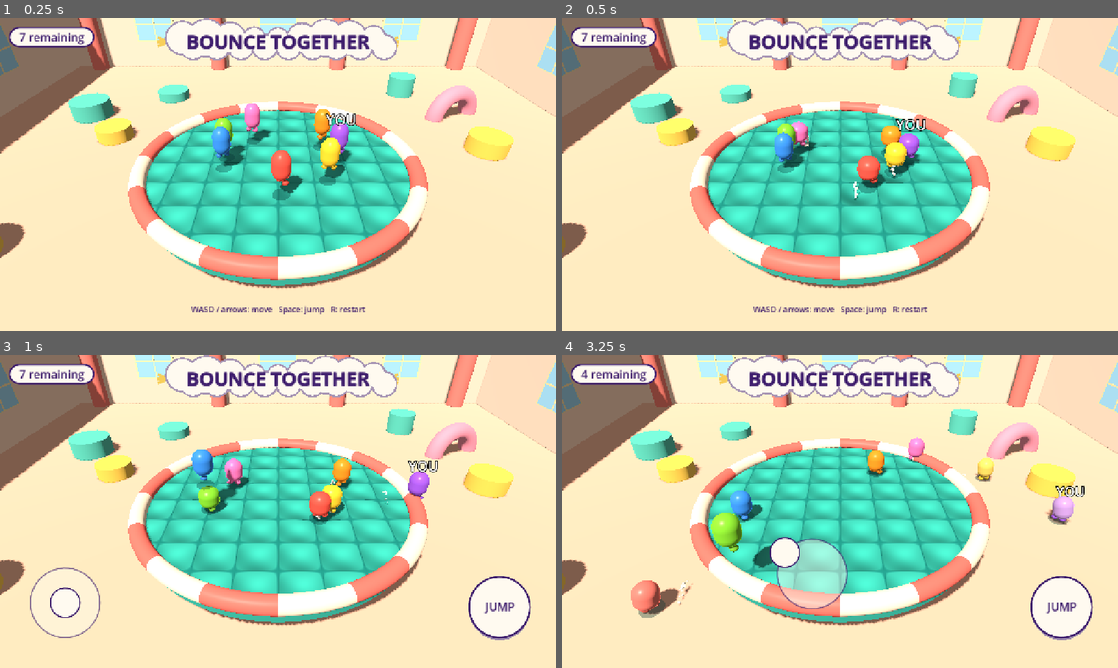
Above: before the commit, frames 1-4 (two rows, left to right).
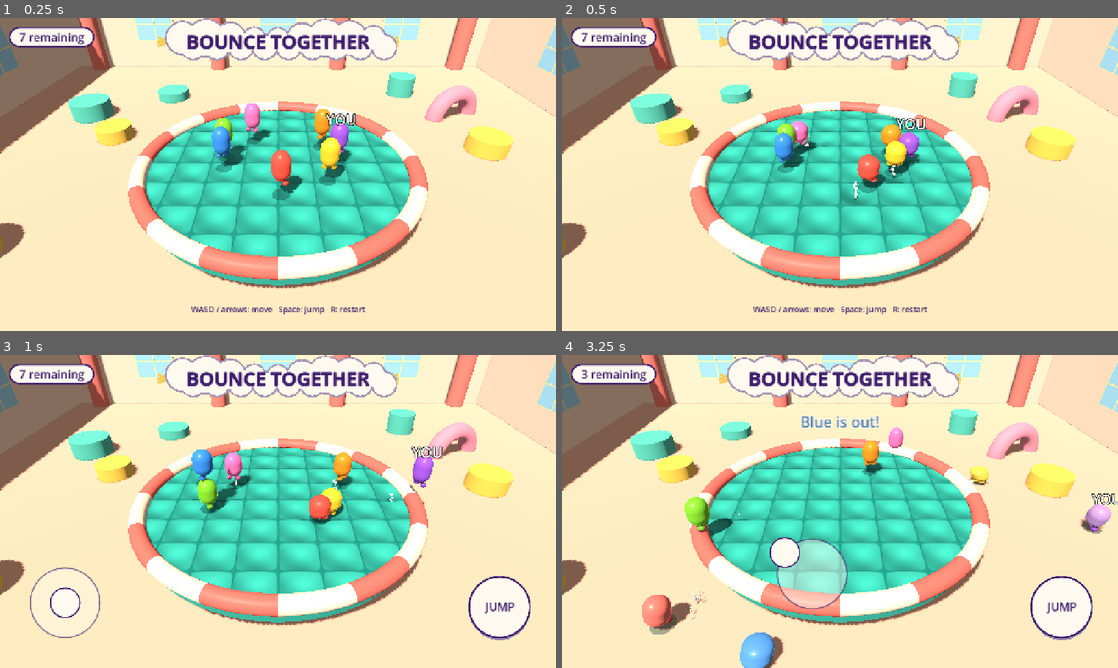
Above: after the commit, the same moments.

Repository: oronanschel/bounce-together
Game: Godot game, scene res://scenes/main.tscn
Same seed, same stepped clock (60 frames per second), same inputs: the game is played once before the commit and once after it.
Inputs (mouse positions are in pixels of both pictures, inside the frame that each line leads up to):
- Up to frame 1 (0.25 s): no input
- Up to frame 2 (0.5 s): no input
- Up to frame 3 (1 s): move the mouse to (400, 495) at 0.52 s; hold D (move_right) from 0.53 s (still down); tap Space (jump) at 0.6, 0.77 s; click (400, 495) at 0.67 s
- Up to frame 4 (3.25 s): tap Space (jump) at 1.07, 2.1 s; release D (move_right) at 1.25 s; drag from (728, 527) to (812, 574) at 1.27 s; move the mouse to (895, 442) at 2.02 s; hold D (move_right) 2.03-2.75 s; drag from (812, 574) to (673, 464) at 2.77 s

Frame 1 is identical in both runs. In frame 2, 0.4% of the frame differs, in the area x 41-66%, y 32-56%; in frame 3, 1.7%; in frame 4, 5.7%, in the area x 3-100%, y 4-100%.

Commit message:
Add automatic and timed trampoline rebounds
Assisted-by: Codex:GPT-6 (Karma42 agent codex-bouncer)

Diff:
--- a/scripts/main.gd
+++ b/scripts/main.gd
@@ -7,12 +7,9 @@
 const Player := preload("res://scripts/player.gd")
 const Hud := preload("res://scripts/ui.gd")
 const Fx := preload("res://scripts/fx.gd")
-
-const ARENA_RADIUS := 8.0
+const Tuning := preload("res://scripts/physics_tuning.gd")
+
 const BOUNCER_COUNT := 7
-const HIT_DISTANCE := 1.12
-const HIT_COOLDOWN := 0.55
-const OUT_HEIGHT := -0.8  # below the arena top (y = 0) means you fell off
 
 var players: Array = []
 var hud
@@ -26,7 +23,7 @@
 	_setup_input()
 	_build_environment()
 	arena = Arena.new()
-	arena.radius = ARENA_RADIUS
+	arena.radius = Tuning.ARENA_RADIUS
 	add_child(arena)
 	hud = Hud.new()
 	add_child(hud)
@@ -139,7 +136,7 @@
 	bot_think_time -= delta
 	if bot_think_time <= 0.0:
 		_update_bots()
-		bot_think_time = 0.3
+		bot_think_time = Tuning.BOT_THINK_SECONDS
 	for key in hit_cooldowns.keys():
 		hit_cooldowns[key] -= delta
 		if hit_cooldowns[key] <= 0.0:
@@ -149,7 +146,7 @@
 	# Mark all falls first so simultaneous knockouts can produce a draw.
 	var newly_out: Array = []
 	for p in players:
-		if not p.is_out and p.global_position.y < OUT_HEIGHT:
+		if not p.is_out and p.global_position.y < Tuning.OUT_HEIGHT:
 			p.is_out = true
 			newly_out.append(p)
 	if newly_out.is_empty():
@@ -193,10 +190,10 @@
 		var steering := Vector2(toward.x, toward.z).normalized()
 		var radial := Vector2(bot.global_position.x, bot.global_position.z)
 		# Turn inward near the edge, but momentum from a bump can still knock out a bot.
-		if radial.length() > ARENA_RADIUS - 2.0:
-			steering -= radial.normalized() * 1.5
+		if radial.length() > Tuning.ARENA_RADIUS - Tuning.BOT_EDGE_MARGIN:
+			steering -= radial.normalized() * Tuning.BOT_EDGE_STEER
 		bot.bot_direction = steering.normalized()
-		bot.bot_jump = nearest_distance < 5.0 and randf() < 0.2
+		bot.bot_jump = nearest_distance < Tuning.BOT_JUMP_DISTANCE_SQUARED and randf() < Tuning.BOT_JUMP_CHANCE
 
 
 func _resolve_bumps() -> void:
@@ -213,12 +210,12 @@
 				continue
 			var separation: Vector3 = b.global_position - a.global_position
 			var horizontal := Vector2(separation.x, separation.z)
-			if horizontal.length() > HIT_DISTANCE or abs(separation.y) > 1.2:
+			if horizontal.length() > Tuning.HIT_DISTANCE or abs(separation.y) > Tuning.HIT_VERTICAL_RANGE:
 				continue
 			var direction := horizontal.normalized() if horizontal.length() > 0.001 else Vector2.RIGHT
-			var impulse := Vector3(direction.x, 0, direction.y) * 6.5
+			var impulse := Vector3(direction.x, 0, direction.y) * Tuning.HIT_IMPULSE
 			a.knockback -= impulse
 			b.knockback += impulse
-			a.velocity.y = maxf(a.velocity.y, 2.0)
-			b.velocity.y = maxf(b.velocity.y, 2.0)
-			hit_cooldowns[key] = HIT_COOLDOWN
+			a.velocity.y = maxf(a.velocity.y, Tuning.HIT_LIFT)
+			b.velocity.y = maxf(b.velocity.y, Tuning.HIT_LIFT)
+			hit_cooldowns[key] = Tuning.HIT_COOLDOWN
--- /dev/null
+++ b/scripts/physics_tuning.gd
@@ -0,0 +1,26 @@
+extends RefCounted
+## Gameplay tuning in world units and seconds. Initial values are provisional;
+## replace them with playtested research-based values when those are ready.
+
+const ARENA_RADIUS := 8.0
+const OUT_HEIGHT := -0.8
+const MOVE_SPEED := 6.0
+const MOVE_ACCEL := 30.0
+const JUMP_VELOCITY := 9.0
+const GRAVITY := 22.0
+const BOUNCE_RATIO := 0.58
+const MIN_BOUNCE_VELOCITY := 5.0
+const TIMED_BOUNCE_BONUS := 3.0
+const MAX_TIMED_BOUNCE_VELOCITY := 16.0
+const JUMP_BUFFER_SECONDS := 0.12
+const KNOCKBACK_DRAG := 2.0
+const HIT_DISTANCE := 1.12
+const HIT_COOLDOWN := 0.55
+const HIT_IMPULSE := 6.5
+const HIT_LIFT := 2.0
+const HIT_VERTICAL_RANGE := 1.2
+const BOT_THINK_SECONDS := 0.3
+const BOT_EDGE_MARGIN := 2.0
+const BOT_EDGE_STEER := 1.5
+const BOT_JUMP_DISTANCE_SQUARED := 5.0
+const BOT_JUMP_CHANCE := 0.2
--- a/scripts/player.gd
+++ b/scripts/player.gd
@@ -4,8 +4,10 @@
 ## hard landings bounce you back up a little.
 
 signal landed(impact: float)
+signal launched(speed: float, timed: bool)
 
 const CharacterVisual := preload("res://scripts/character_visual.gd")
+const Tuning := preload("res://scripts/physics_tuning.gd")
 
 var body_color := Color("8f5bd8")
 var is_out := false
@@ -14,15 +16,9 @@
 var bot_jump := false
 var knockback := Vector3.ZERO
 
-const SPEED := 6.0
-const ACCEL := 30.0
-const JUMP_VELOCITY := 9.0
-const GRAVITY := 22.0
-const BOUNCE := 0.58
-const KNOCKBACK_DRAG := 2.0
-
 var _was_on_floor := false
 var _last_fall_speed := 0.0
+var _jump_buffer := 0.0
 var _visual
 
 
@@ -42,7 +38,7 @@
 
 func _physics_process(delta: float) -> void:
 	if not is_on_floor():
-		velocity.y -= GRAVITY * delta
+		velocity.y -= Tuning.GRAVITY * delta
 		_last_fall_speed = max(_last_fall_speed, -velocity.y)
 
 	var input := Vector2.ZERO
@@ -51,12 +47,17 @@
 			input = bot_direction
 		else:
 			input = Input.get_vector("move_left", "move_right", "move_forward", "move_back")
-	var target := Vector3(input.x, 0, input.y) * SPEED
-	velocity.x = move_toward(velocity.x, target.x, ACCEL * delta)
-	velocity.z = move_toward(velocity.z, target.z, ACCEL * delta)
+	var target := Vector3(input.x, 0, input.y) * Tuning.MOVE_SPEED
+	velocity.x = move_toward(velocity.x, target.x, Tuning.MOVE_ACCEL * delta)
+	velocity.z = move_toward(velocity.z, target.z, Tuning.MOVE_ACCEL * delta)
 
-	if is_on_floor() and not is_out and (bot_jump if is_bot else Input.is_action_just_pressed("jump")):
-		velocity.y = JUMP_VELOCITY
+	_jump_buffer = maxf(0.0, _jump_buffer - delta)
+	if not is_out and (bot_jump if is_bot else Input.is_action_just_pressed("jump")):
+		_jump_buffer = Tuning.JUMP_BUFFER_SECONDS
+	if is_on_floor() and not is_out and _was_on_floor and _jump_buffer > 0.0:
+		velocity.y = Tuning.JUMP_VELOCITY
+		_jump_buffer = 0.0
+		launched.emit(velocity.y, false)
 
 	# External impulses persist separately from steering so a hit can carry a
 	# bouncer off the edge instead of being immediately cancelled by input.
@@ -65,15 +66,20 @@
 	move_and_slide()
 	velocity.x -= knockback.x
 	velocity.z -= knockback.z
-	knockback = knockback.move_toward(Vector3.ZERO, KNOCKBACK_DRAG * delta)
+	knockback = knockback.move_toward(Vector3.ZERO, Tuning.KNOCKBACK_DRAG * delta)
 
 	if is_on_floor() and not _was_on_floor:
 		var impact := _last_fall_speed
 		_last_fall_speed = 0.0
 		_visual.land(impact)
 		landed.emit(impact)
-		if impact > 4.0 and not is_out:
-			velocity.y = impact * BOUNCE
+		if not is_out:
+			velocity.y = maxf(Tuning.MIN_BOUNCE_VELOCITY, impact * Tuning.BOUNCE_RATIO)
+			var timed := _jump_buffer > 0.0
+			if timed:
+				velocity.y = minf(Tuning.MAX_TIMED_BOUNCE_VELOCITY, maxf(velocity.y, impact) + Tuning.TIMED_BOUNCE_BONUS)
+				_jump_buffer = 0.0
+			launched.emit(velocity.y, timed)
 	_was_on_floor = is_on_floor()
 
 	_visual.face(input, delta)
--- /dev/null
+++ b/tests/bounce_smoke.gd
@@ -0,0 +1,41 @@
+extends SceneTree
+
+const Tuning := preload("res://scripts/physics_tuning.gd")
+
+func _initialize() -> void:
+	call_deferred("check_bounces")
+
+func check_bounces() -> void:
+	var game = load("res://scenes/main.tscn").instantiate()
+	root.add_child(game)
+	game.set_physics_process(false)
+	for i in range(1, game.players.size()):
+		game.players[i].set_physics_process(false)
+		game.players[i].position = Vector3(30 + i * 2, 1, 0)
+	var p = game.players[0]
+	p.position = Vector3(0, 0.5, 0)
+	p.velocity = Vector3(0, -6, 0)
+	var normal := await _wait_for_rebound(p)
+	assert(normal >= Tuning.MIN_BOUNCE_VELOCITY - 0.01)
+	# Fresh bouncer state so prior floor contacts cannot affect the timing check.
+	game.start_round()
+	p = game.players[0]
+	for i in range(1, game.players.size()):
+		game.players[i].set_physics_process(false)
+		game.players[i].position = Vector3(30 + i * 2, 1, 0)
+	p.position = Vector3(0, 0.5, 0)
+	p.velocity = Vector3(0, -6, 0)
+	Input.action_press("jump")
+	var boosted := await _wait_for_rebound(p)
+	Input.action_release("jump")
+	assert(boosted > normal + 1.0)
+	print("BOUNCE CHECK PASSED: normal=%.2f timed=%.2f" % [normal, boosted])
+	quit()
+
+func _wait_for_rebound(p: CharacterBody3D) -> float:
+	for i in 60:
+		await physics_frame
+		if p.velocity.y > 0.0:
+			return p.velocity.y
+	assert(false, "No rebound observed")
+	return 0.0
Binary file added: docs/screenshots/trampoline.png
Not shown, added: scripts/physics_tuning.gd.uid
Not shown, changed: build/web-compact/index.pck.wasm
Not shown, changed: build/web/index.pck
